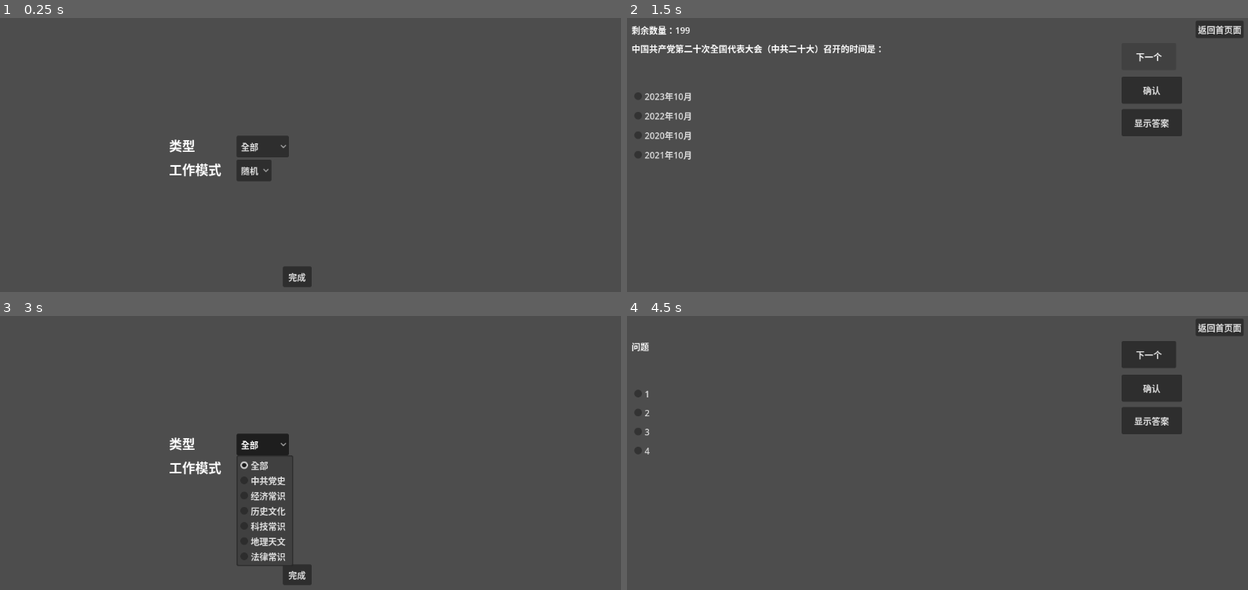
Above: before the commit, frames 1-4 (two rows, left to right).
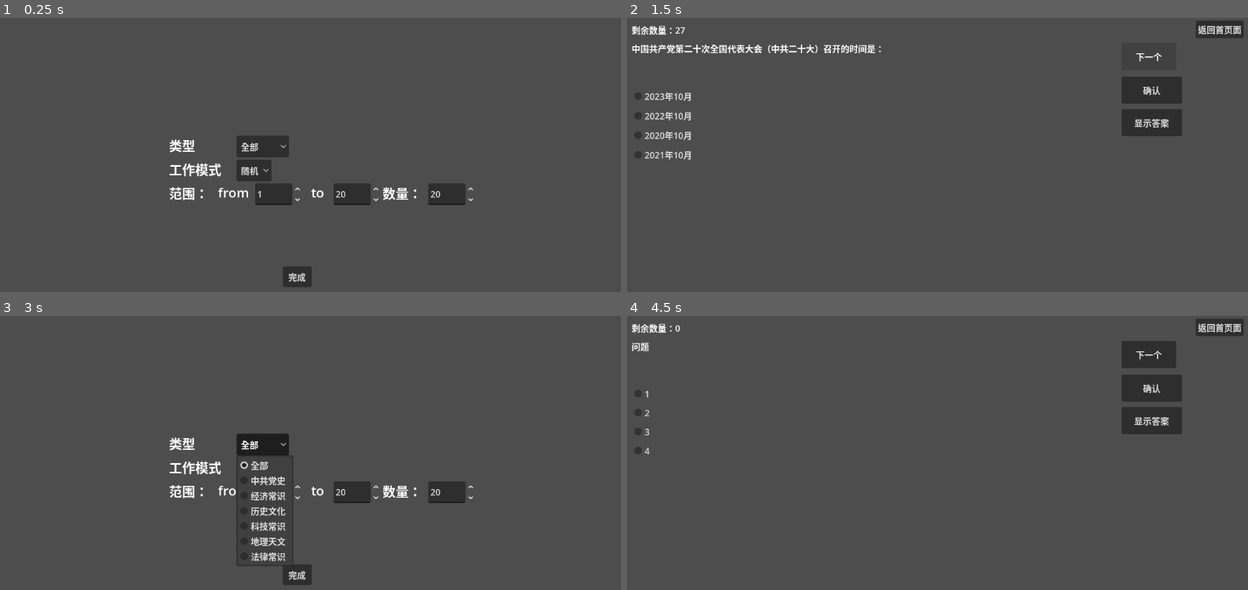
Above: after the commit, the same moments.

Repository: PartyForOne-CH/CommonSenseJudgmSentJ
Game: Godot game, scene res://per_setting.tscn
Same seed, same stepped clock (60 frames per second), same inputs: the game is played once before the commit and once after it.
Inputs:
- Up to frame 1 (0.25 s): no input
- Up to frame 2 (1.5 s): click "完成" at 0.5 s; click "下一个" at 1.25 s
- Up to frame 3 (3 s): click "返回首页面" at 2 s; click "全部" at 2.75 s
- Up to frame 4 (4.5 s): click "随机" at 3.5 s; click "完成" at 4.25 s

The runs differ from the first frame. In frame 1, 1.8% of the frame differs, in the area x 27-77%, y 60-69%; in frame 2, less than 0.1%; in frame 3, 1.3%; in frame 4, 0.2%.

Commit message:
Add files via upload

Diff:
--- a/常识判断/Main.gd
+++ b/常识判断/Main.gd
@@ -30,7 +30,7 @@
 var color = Color.WHITE#存放选项的颜色（双击确认直接下一个）
 func _ready():
 	_options_group_setting()
-	#all_setting_reset()
+	all_setting_reset()
 	next_button.pressed.connect(_on_random_pressed)
 	explanation_button.pressed.connect(_on_meaning_pressed)
 	comfirm_button.pressed.connect(_option_proofreading)
@@ -52,7 +52,7 @@
 func _process(delta: float) -> void:
 	#_debug()
 	if Input.is_action_just_pressed("NEXT"):
-		print("if Input.is_action_pressed(NEXT) or comfrimed_flag == true:")
+		#print("if Input.is_action_pressed(NEXT) or comfrimed_flag == true:")
 		comfrimed_flag = false
 		_on_random_pressed()
 	elif Input.is_action_just_pressed("COMFIRM"):
@@ -64,9 +64,12 @@
 		_on_random_pressed()
 func all_setting_reset():
 	data_copy = data.duplicate(true)
-	print("已全部遍历")
+	#print("已全部遍历")
 	#print('Global.Read_All',Global.Read_All)
 	categorie_1_list= Global.keys_layer1_list.duplicate(true)
+	print(categorie_1_list)
+	for i in range(len(categorie_1_list)):
+		data_copy[categorie_1_list[i]] = data_copy[categorie_1_list[i]].slice(Global.start_index,Global.end_index)
 	_remain_num_update()
 
 func _on_random_pressed():
@@ -77,30 +80,31 @@
 		pass
 	explanation_label.visible = false
 	if remain_num == 0:
-		print("if remain_num == 0:")
+		#print("if remain_num == 0:")
 		question_label.text = "重新加载"
 		all_setting_reset()
-	_random_pick_question()
-	print('color:',color)
-	print('comfrimed_flag:',comfrimed_flag)
+	_pick_question()
 
 
-func _random_pick_question():	#随机挑选公式
+func _pick_question():	#随机挑选公式
+	print('start:',Global.start_index)
+	print("end:",Global.end_index)
 	#判定顺序还是随机
 	if Global.mode == 'random':
 		var random_index_1 = randi() % len(categorie_1_list)
 		categorie_1_random = categorie_1_list[random_index_1]#存放随机到的键1
-		categorie_2_temporary = data_copy[categorie_1_random]#没有key了，现在是数组
+		#没有key了，现在是数组
+		categorie_2_temporary = data_copy[categorie_1_random]
 		var random_index_2 = randi() % len(categorie_2_temporary)#可通过添加范围知道随机范围
 		#改动，选择单个项目时允许添加递增索引
 		categorie_2_choosen = categorie_2_temporary[random_index_2]#随机单个题目
 	elif Global.mode == 'sequence':
 		var sequence_index_1 :int = 0
 		categorie_1_random = categorie_1_list[sequence_index_1]
-		categorie_2_temporary = data_copy[categorie_1_random]#没有key了，现在是数组
+		#没有key了，现在是数组
+		categorie_2_temporary = data_copy[categorie_1_random]
 		var sequence_index_2 :int = 0
 		categorie_2_choosen = categorie_2_temporary[sequence_index_2]
-		print("qiang序列号：",sequence_index_2)
 	question_label.text = categorie_2_choosen["question"]
 	var original :String = categorie_2_choosen["theme"]+'： \n'+categorie_2_choosen["original"]
 	explanation_label.text = original
@@ -154,7 +158,7 @@
 	if not selected_option:
 		return
 	if color == Color.GREEN and comfrimed_flag == false:#（双击确认直接下一个）
-		print("comfrimed_flag:",comfrimed_flag)
+		#print("comfrimed_flag:",comfrimed_flag)
 		comfrimed_flag = true
 	else:
 		pass
@@ -166,7 +170,6 @@
 	if selected_option.text == answer_check:
 		_on_meaning_pressed()
 
-
 func _remain_num_update():
 	remain_label.text = "剩余数量："+str(remain_num)
 	remain_num = 0
--- a/常识判断/global.gd
+++ b/常识判断/global.gd
@@ -5,3 +5,6 @@
 var data:Dictionary
 var category :String
 var mode:String = "random"
+var start_index :int
+var end_index :int
+var question_num :int
--- a/常识判断/per_setting.gd
+++ b/常识判断/per_setting.gd
@@ -2,8 +2,12 @@
 @onready var confirm_button = $ConfirmButton
 @onready var category_edit: OptionButton = $SettingListContainer/CategorySetting/CategoryType
 @onready var file = FileAccess.open("res://wordbank.json", FileAccess.READ)
+@onready var word_num_edit = $SettingListContainer/RangeSetting/Num
+@onready var start_index_edit = $SettingListContainer/RangeSetting/StartIndex
+@onready var end_index_edit = $SettingListContainer/RangeSetting/EndIndex
 var category_list :Array = []
 var category: String
+
 
 # Called when the node enters the scene tree for the first time.
 func _ready():
@@ -15,6 +19,12 @@
 
 
 func _process(_delta: float) -> void:
+	if start_index_edit.value >= end_index_edit.value:
+		confirm_button.disabled = true
+	elif word_num_edit.value > end_index_edit.value - start_index_edit.value+1:
+		word_num_edit.value = end_index_edit.value - start_index_edit.value+1
+	else:
+		confirm_button.disabled = false
 	pass
 func _add_category_item():
 	var data_all :Dictionary
@@ -44,8 +54,6 @@
 		print("无法加载词库文件")
 
 func change_scene()->void:
-	#print(type_string(typeof(Global.data)))
-	#print(type_string(typeof(Global.keys_layer1_list[0])))
 	get_tree().change_scene_to_file("res://Main.tscn")
 
 func _setting()->void:
@@ -55,8 +63,15 @@
 		Global.mode = "sequence"
 	elif $SettingListContainer/WorkModeContainer/OptionButton.text=="随机":
 		Global.mode = "random"
+	Global.start_index = start_index_edit.value-1
+	Global.end_index = end_index_edit.value
+	Global.question_num = word_num_edit.value
+	print(Global.question_num)
 func _restore_global_setting():
 	Global.keys_layer1_list = []
 	Global.keys_layer2_list = []
 	Global.Read_All = true
 	Global.mode = "random"
+	Global.start_index = 0
+	Global.end_index = 10000
+	Global.question_num = 0
--- a/常识判断/per_setting.tscn
+++ b/常识判断/per_setting.tscn
@@ -1,6 +1,7 @@
 [gd_scene format=3 uid="uid://c3nfb3j3ywqf1"]
 
 [ext_resource type="Script" uid="uid://cuqcqrwk4t6mn" path="res://per_setting.gd" id="1_sv4ym"]
+[ext_resource type="PackedScene" uid="uid://cjp6j0bhfgsj1" path="res://range_setting.tscn" id="2_n2fcw"]
 
 [node name="PerSetting" type="Control" unique_id=2116513378]
 layout_mode = 3
@@ -55,3 +56,6 @@
 popup/item_0/id = 0
 popup/item_1/text = "顺序"
 popup/item_1/id = 1
+
+[node name="RangeSetting" parent="SettingListContainer" unique_id=1687563781 instance=ExtResource("2_n2fcw")]
+layout_mode = 2
--- /dev/null
+++ b/常识判断/range_setting.tscn
@@ -0,0 +1,45 @@
+[gd_scene format=3 uid="uid://cjp6j0bhfgsj1"]
+
+[node name="RangeSetting" type="HBoxContainer" unique_id=1687563781]
+
+[node name="RichTextLabel" type="RichTextLabel" parent="." unique_id=657365761]
+custom_minimum_size = Vector2(80, 40)
+layout_mode = 2
+theme_override_font_sizes/normal_font_size = 24
+text = "范围："
+
+[node name="RichTextLabel2" type="RichTextLabel" parent="." unique_id=1342369879]
+custom_minimum_size = Vector2(70, 40)
+layout_mode = 2
+theme_override_font_sizes/normal_font_size = 24
+text = "from"
+horizontal_alignment = 1
+
+[node name="StartIndex" type="SpinBox" parent="." unique_id=2033625161]
+layout_mode = 2
+max_value = 315.0
+value = 1.0
+
+[node name="RichTextLabel3" type="RichTextLabel" parent="." unique_id=898182607]
+custom_minimum_size = Vector2(50, 40)
+layout_mode = 2
+theme_override_font_sizes/normal_font_size = 24
+text = "to"
+horizontal_alignment = 1
+
+[node name="EndIndex" type="SpinBox" parent="." unique_id=1722771688]
+layout_mode = 2
+max_value = 600.0
+value = 20.0
+
+[node name="RichTextLabel4" type="RichTextLabel" parent="." unique_id=1966362508]
+custom_minimum_size = Vector2(80, 0)
+layout_mode = 2
+theme_override_font_sizes/normal_font_size = 24
+text = "数量："
+
+[node name="Num" type="SpinBox" parent="." unique_id=913666531]
+layout_mode = 2
+min_value = 1.0
+max_value = 600.0
+value = 20.0
